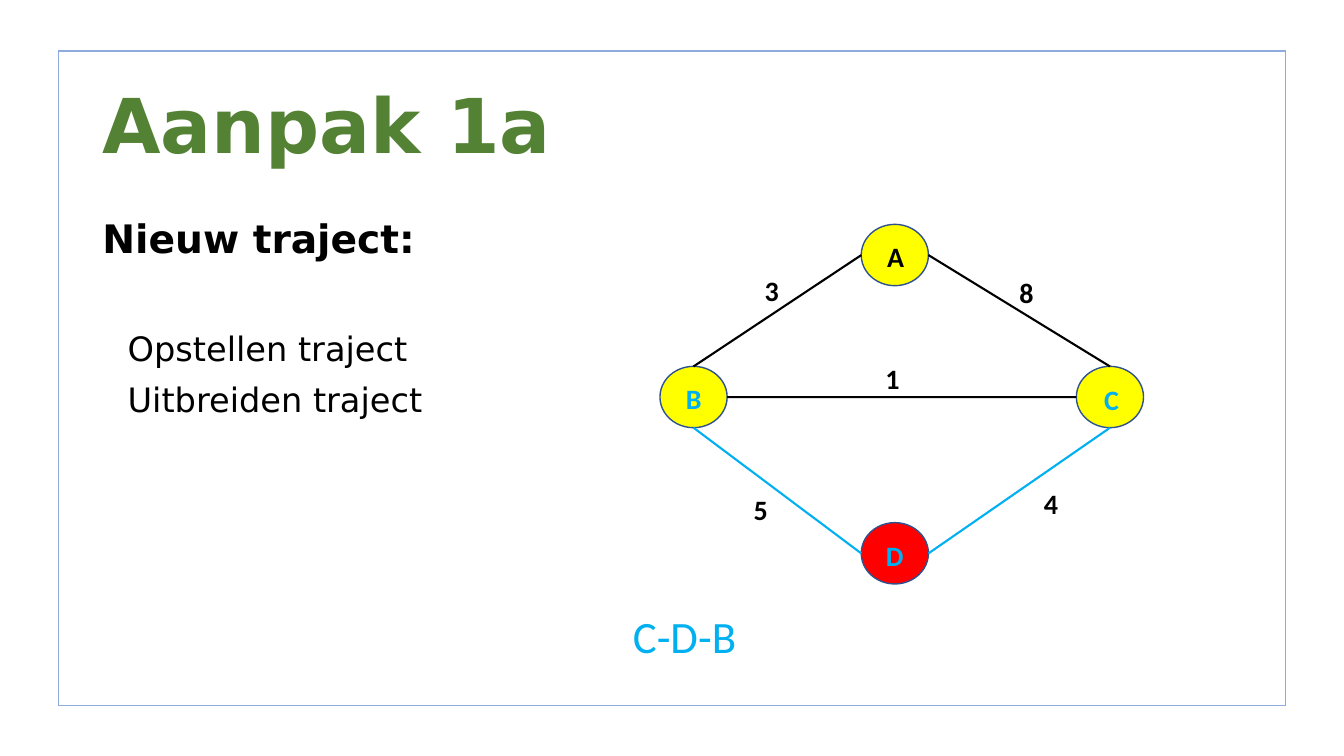
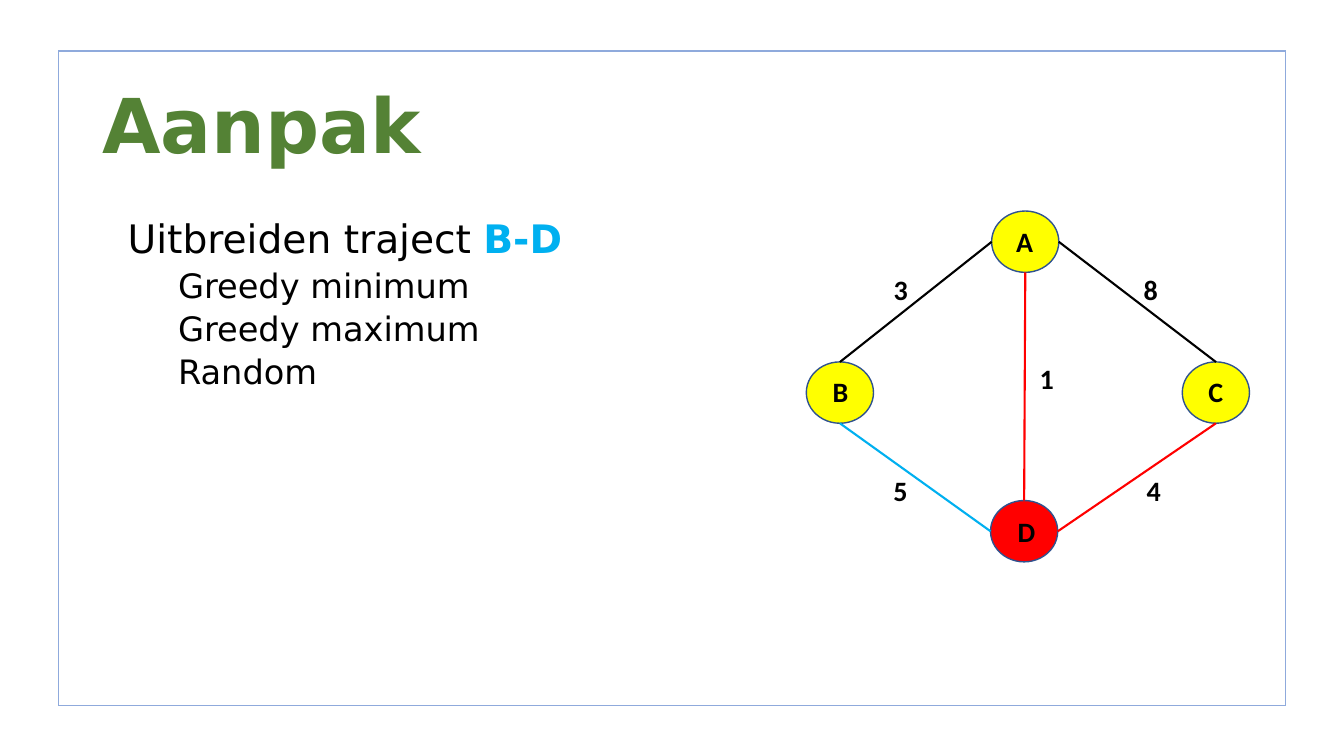
Before and after one commit to lisa259/RailNL, a slide deck: slide 10 of presentaties/Presentation 2.odp (slide 9 before the commit). Drawn at 1344x756 pixels with LibreOffice and Linux fonts; fonts in the diff are those of the drawing; background and template pictures are left out. Boxes give left, top, right and bottom in pixels: in the first picture for what was removed or moved away, otherwise in the second. Text is boxed around its words. In the diff, an @@ line names an element or a change of style, - is before the commit and + after.

```diff
--- a/presentaties/Presentation 2.odp
+++ b/presentaties/Presentation 2.odp
@@ title at [102,95,420,169]: text changed @@
-Aanpak 1a
+Aanpak
@@ text removed at [102,223,736,654] @@
-Nieuw traject:
-• Opstellen traject
-• Uitbreiden traject
-C-D-B
@@ text added at [128,223,562,385], 24 pt, text #000000 @@
+• Uitbreiden traject B-D
+  • Greedy minimum
+  • Greedy maximum
+  • Random
@@ freeform shape: place and size @@
-freeform shape at [861,225,929,286]
+freeform shape at [992,211,1060,272]
@@ text "A": place and size @@
-text "A" at [887,248,904,267]
+text "A" at [1016,233,1033,252]
@@ line moved from (1110, 367) - (929, 255) to (840, 362) - (992, 242) @@
@@ text "3": place and size @@
-text "3" at [765,282,779,302]
+text "3" at [894,281,908,301]
@@ line moved from (694, 367) - (861, 255) to (1216, 362) - (1059, 242) @@
@@ text "8": place and size @@
-text "8" at [1019,283,1033,310]
+text "8" at [1144,280,1158,307]
@@ line added from (1025, 272) to (1024, 501), #FF0000 1.5 pt @@
@@ text "1": place and size @@
-text "1" at [885,370,899,389]
+text "1" at [1040,370,1054,389]
@@ freeform shape: place and size @@
-freeform shape at [660,367,728,429]
+freeform shape at [807,362,874,423]
@@ text "B": place and size @@
-text "B" at [686,390,702,409]
+text "B" at [833,383,849,402]
@@ freeform shape: place and size @@
-freeform shape at [1077,367,1144,429]
+freeform shape at [1183,362,1250,423]
@@ text "C": place and size @@
-text "C" at [1104,391,1119,411]
+text "C" at [1208,383,1223,402]
@@ line removed from (727, 397) to (1077, 397) @@
@@ line removed from (861, 554) to (694, 427) @@
@@ line moved from (929, 554) - (1110, 427) to (991, 531) - (840, 423) @@
@@ line added from (1058, 531) to (1216, 423), #FF0000 1.5 pt @@
@@ text "5": place and size @@
-text "5" at [754,501,768,521]
+text "5" at [893,482,907,502]
@@ text "4": place and size @@
-text "4" at [1044,495,1058,514]
+text "4" at [1147,482,1161,501]
@@ freeform shape: place and size @@
-freeform shape at [861,523,929,585]
+freeform shape at [991,501,1059,563]
@@ text colour #00B0F0 to #000000 in 3 elements at [1208,383,1223,402], [833,383,849,402], [1018,523,1036,542] @@
@@ text "D": place and size @@
-text "D" at [886,547,904,566]
+text "D" at [1018,523,1036,542]
```
Also in this commit, not shown: 2 other slides changed, 15 slides added, 11 slides removed, 4 other files.
